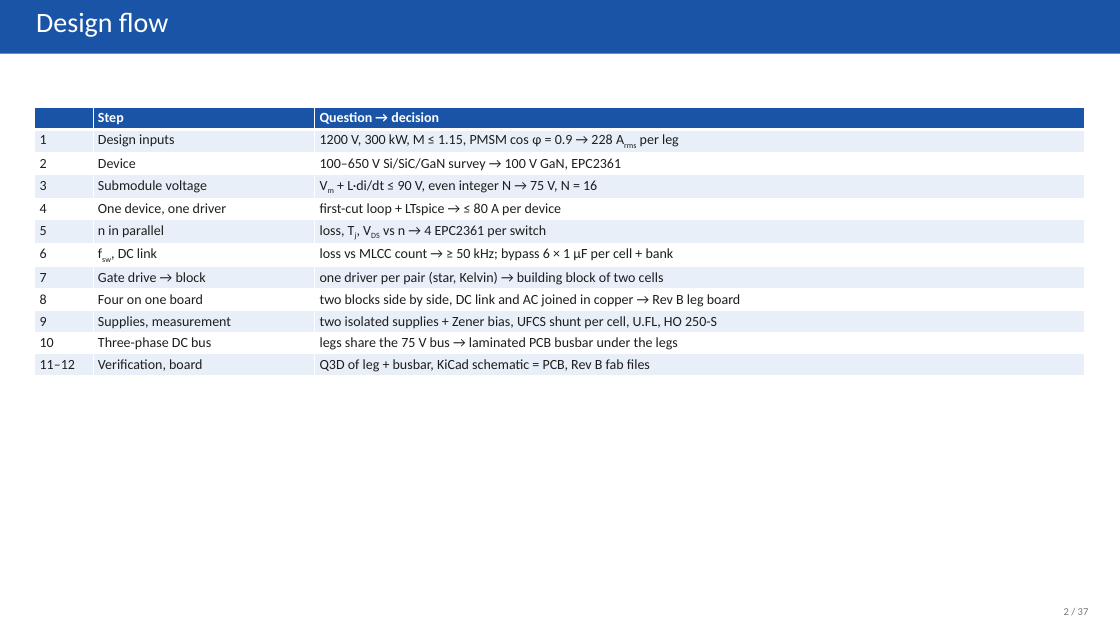
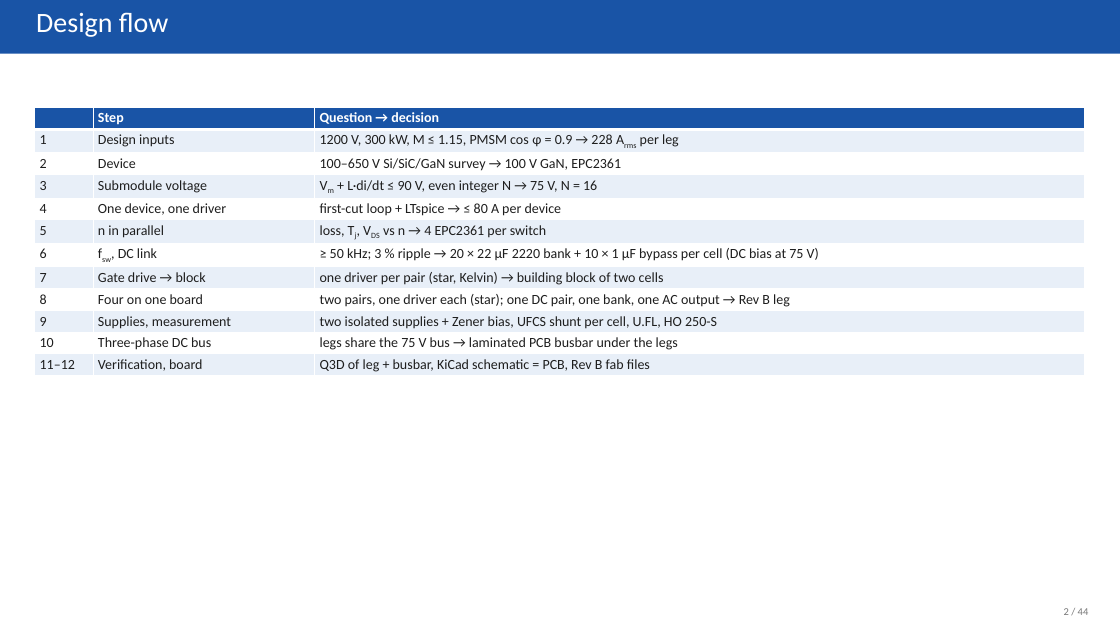
Before and after one commit to EnesAyaz/KTH, a slide deck: slide 2 of PCB-Design/reports/slides/spb_revb_design_flow.pptx. Drawn at 1120x630 pixels with LibreOffice and Linux fonts; fonts in the diff are those of the drawing. Boxes give left, top, right and bottom in pixels: in the first picture for what was removed or moved away, otherwise in the second. Text is boxed around its words. In the diff, an @@ line names an element or a change of style, - is before the commit and + after.

Commit message:
Rev B: 3D models for every part, board STEP, design-flow deck with final loop results
- make_3d_models_revb.py: box models (STEP + VRML) for 2EDF7275K, PMK UFCS, TDK 2220 (2.8 mm),
  WE-CNSW 1206, M6 AC bolt + Cu bar, LAM 4 + spreader; parts with project models move to spb_fab
- board STEP export (fab/spb-bb-revb.step); DRC 0/0/0, schematic = PCB
- render_3d_revb.py: 3D views for the deck from the KiCad models
- deck (44 slides): Rev B bypass figure, 3D slides, fast-loop Q3D results (0.69 nH with shunt,
  0.41 nH without, cells symmetric), shunt study, symmetry cause/fix; old full-board/busbar Q3D marked

```diff
--- a/PCB-Design/reports/slides/spb_revb_design_flow.pptx
+++ b/PCB-Design/reports/slides/spb_revb_design_flow.pptx
@@ table at bbox=[35, 108, 1086, 416] @@
-row 7, column 3: loss vs MLCC count → ≥ 50 kHz; bypass 6 × 1 µF per cell + bank
+row 7, column 3: ≥ 50 kHz; 3 % ripple → 20 × 22 µF 2220 bank + 10 × 1 µF bypass per cell (DC bias at 75 V)
-row 9, column 3: two blocks side by side, DC link and AC joined in copper → Rev B leg board
+row 9, column 3: two pairs, one driver each (star); one DC pair, one bank, one AC output → Rev B leg
@@ text at bbox=[1064, 608, 1089, 615]: text changed @@
-2 / 37
+2 / 44
```
Also in this commit, not shown: 34 other slides changed, 7 slides added, 44 other files.
